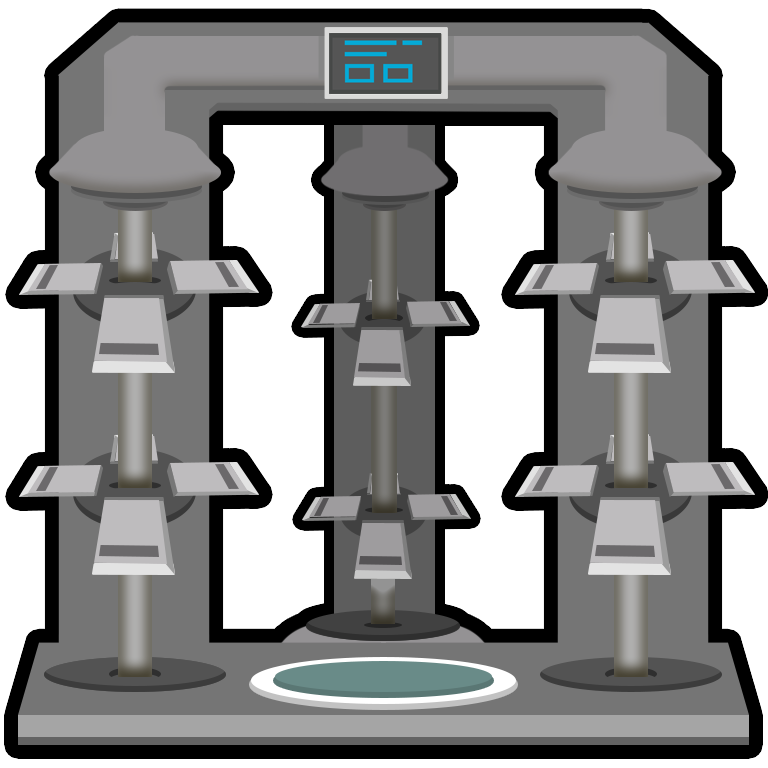
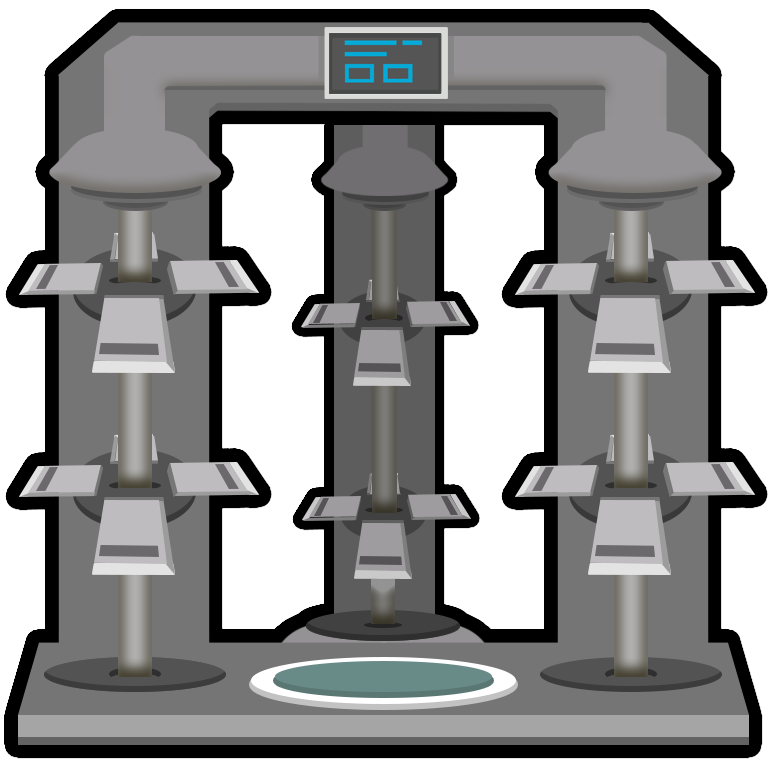
Revision of a layered 768 x 768 image; what changed, layer by layer:
pixels changed over [4, 8, 768, 759] (layer not identified)